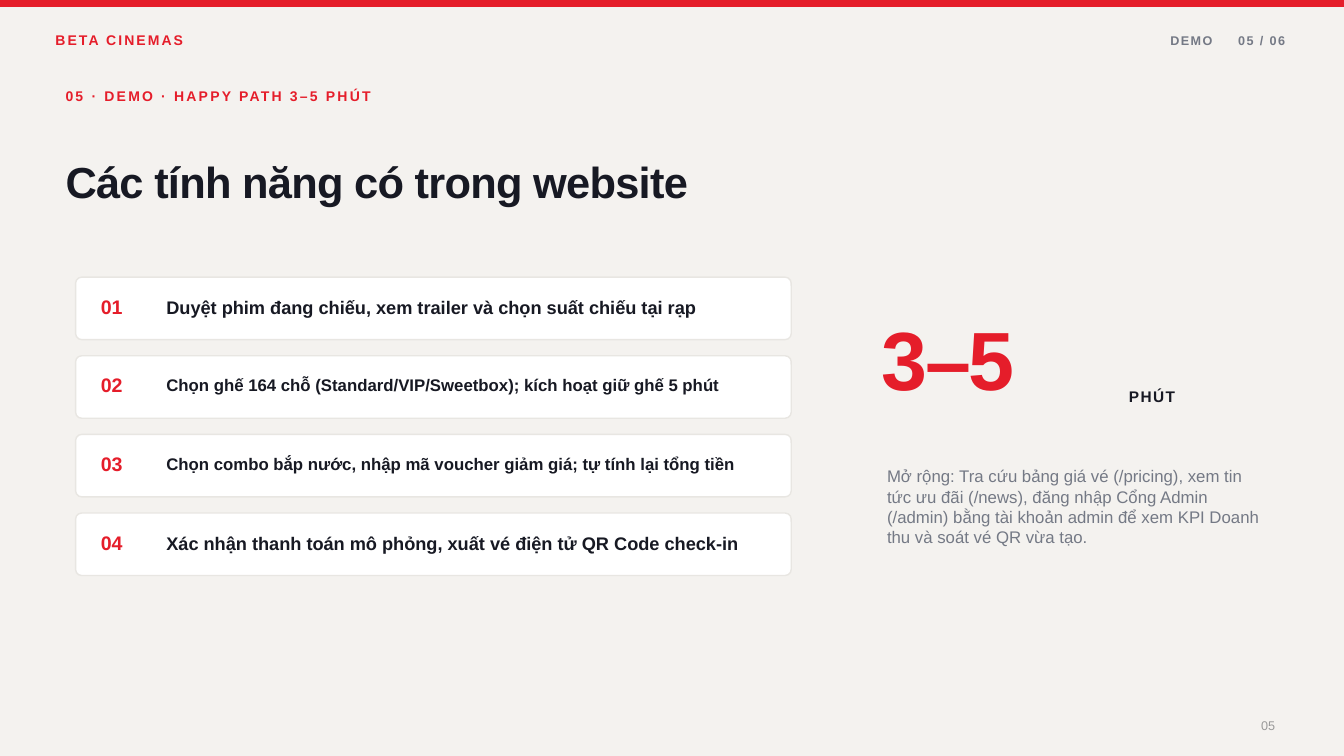
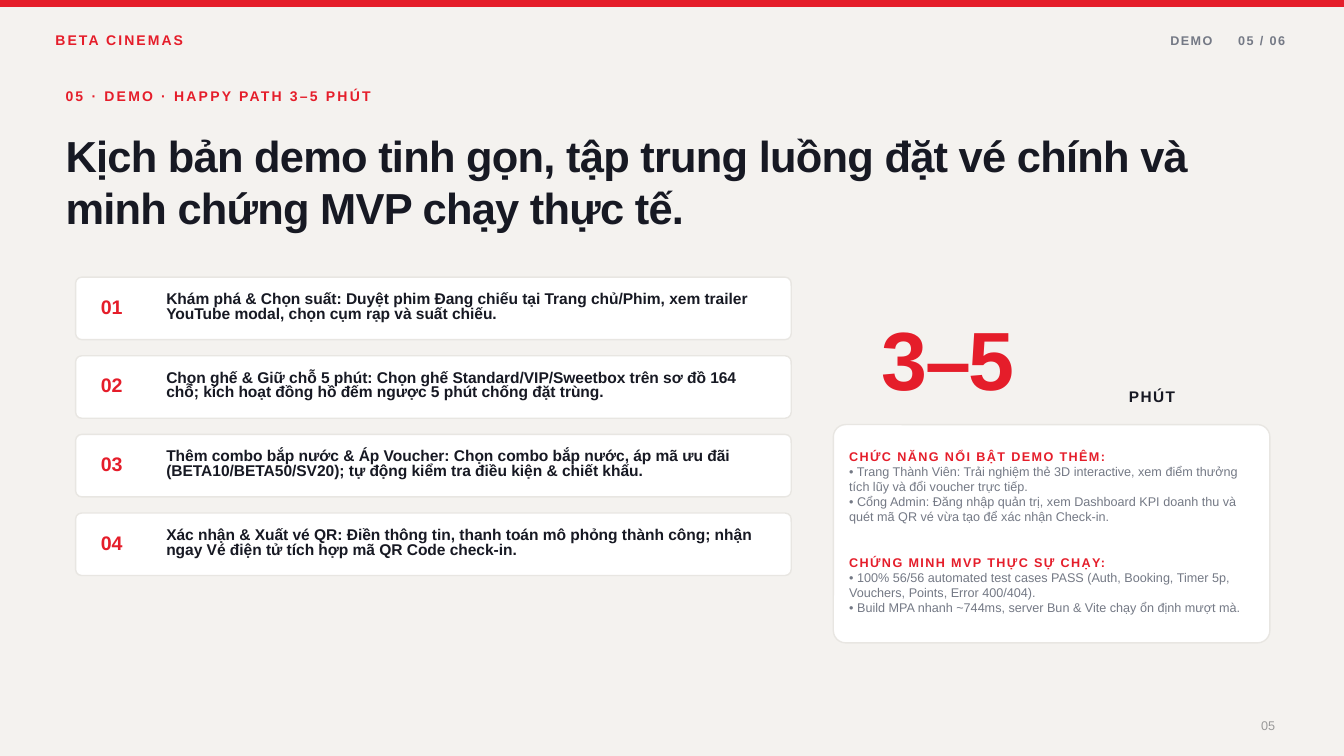
Before and after one commit to AsakiYuki/web2064-fa26, a slide deck: slide 5 of Beta-Cinemas-Presentation.odp. Drawn at 1344x756 pixels with LibreOffice and Linux fonts; fonts in the diff are those of the drawing. Boxes give left, top, right and bottom in pixels: in the first picture for what was removed or moved away, otherwise in the second. Text is boxed around its words. In the diff, an @@ line names an element or a change of style, - is before the commit and + after.

```diff
--- a/Beta-Cinemas-Presentation.odp
+++ b/Beta-Cinemas-Presentation.odp
@@ text at box(66, 138, 1188, 233): text changed @@
-Các tính năng có trong website
+Kịch bản demo tinh gọn, tập trung luồng đặt vé chính và minh chứng MVP chạy thực tế.
@@ text at box(166, 292, 748, 322): text changed; size 13 to 11.1 pt @@
-Duyệt phim đang chiếu, xem trailer và chọn suất chiếu tại rạp
+Khám phá & Chọn suất: Duyệt phim Đang chiếu tại Trang chủ/Phim, xem trailer YouTube modal, chọn cụm rạp và suất chiếu.
@@ text at box(166, 370, 736, 401): text changed; size 12 to 11.1 pt @@
-Chọn ghế 164 chỗ (Standard/VIP/Sweetbox); kích hoạt giữ ghế 5 phút
+Chọn ghế & Giữ chỗ 5 phút: Chọn ghế Standard/VIP/Sweetbox trên sơ đồ 164 chỗ; kích hoạt đồng hồ đếm ngược 5 phút chống đặt trùng.
@@ text at box(166, 449, 729, 479): text changed; size 12 to 11.1 pt @@
-Chọn combo bắp nước, nhập mã voucher giảm giá; tự tính lại tổng tiền
+Thêm combo bắp nước & Áp Voucher: Chọn combo bắp nước, áp mã ưu đãi (BETA10/BETA50/SV20); tự động kiểm tra điều kiện & chiết khấu.
@@ rounded rectangle added at box(834, 424, 1270, 643), fill #FFFFFF, outline #E8E6E2 0.99 pt @@
@@ text added at box(849, 451, 1240, 615), 9 pt, text #747985 @@
+CHỨC NĂNG NỔI BẬT DEMO THÊM:
+• Trang Thành Viên: Trải nghiệm thẻ 3D interactive, xem điểm thưởng tích lũy và đổi voucher trực tiếp.
+• Cổng Admin: Đăng nhập quản trị, xem Dashboard KPI doanh thu và quét mã QR vé vừa tạo để xác nhận Check-in.
+CHỨNG MINH MVP THỰC SỰ CHẠY:
+• 100% 56/56 automated test cases PASS (Auth, Booking, Timer 5p, Vouchers, Points, Error 400/404).
+• Build MPA nhanh ~744ms, server Bun & Vite chạy ổn định mượt mà.
@@ text removed at box(887, 469, 1258, 546) @@
-Mở rộng: Tra cứu bảng giá vé (/pricing), xem tin tức ưu đãi (/news), đăng nhập Cổng Admin (/admin) bằng tài khoản admin để xem KPI Doanh thu và soát vé QR vừa tạo.
@@ text at box(166, 528, 752, 558): text changed; size 13 to 11.1 pt @@
-Xác nhận thanh toán mô phỏng, xuất vé điện tử QR Code check-in
+Xác nhận & Xuất vé QR: Điền thông tin, thanh toán mô phỏng thành công; nhận ngay Vé điện tử tích hợp mã QR Code check-in.
```
Also in this commit, not shown: 5 other slides changed, 2 other files.
